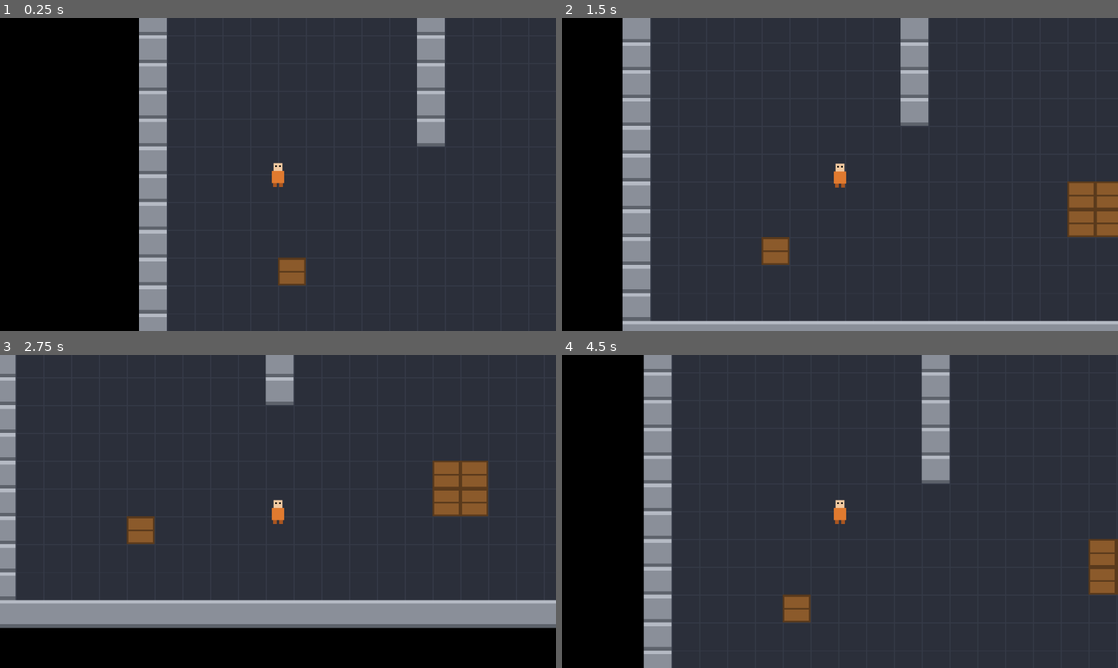
Above: before the commit, frames 1-4 (two rows, left to right).
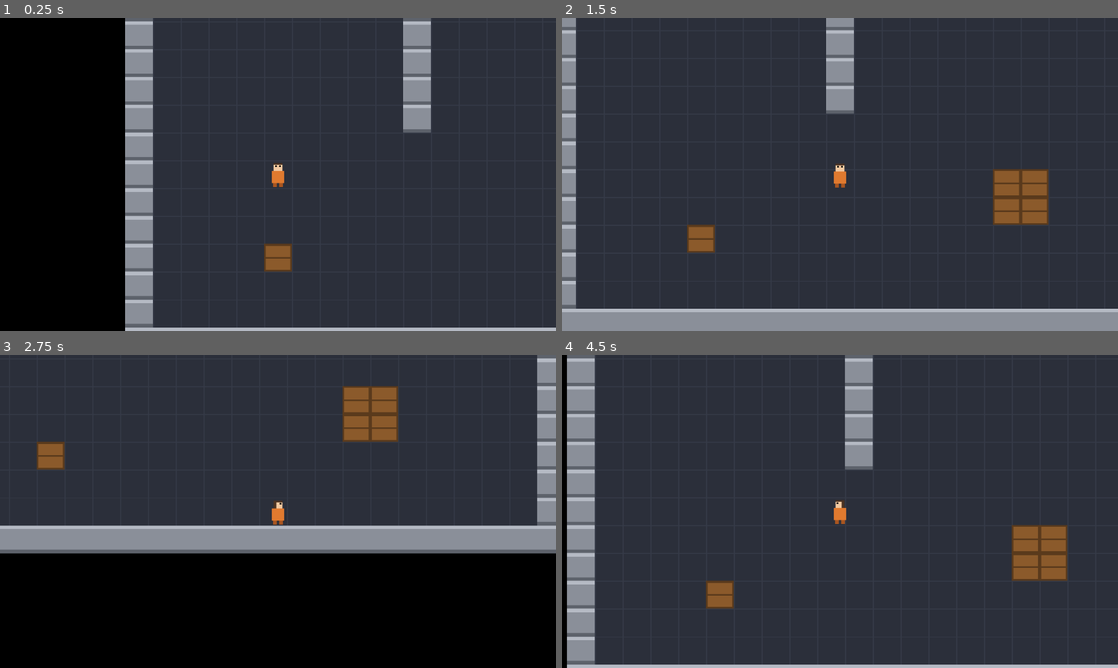
Above: after the commit, the same moments.

Repository: fabiomix/gmtk-2026
Game: Godot game, scene res://main/main.tscn
Same seed, same stepped clock (60 frames per second), same inputs: the game is played once before the commit and once after it.
Inputs:
- Up to frame 1 (0.25 s): no input
- Up to frame 2 (1.5 s): tap Enter at 0.5 s; hold D (move_right) 0.53-1.28 s; hold S (move_down) from 1.28 s (still down)
- Up to frame 3 (2.75 s): release S (move_down) at 2.03 s; hold D (move_right) from 2.03 s (still down)
- Up to frame 4 (4.5 s): release D (move_right) at 2.78 s; hold W (move_up) 2.78-3.53 s; hold A (move_left) from 3.53 s (still down)

The runs differ from the first frame. In frame 1, 10% of the frame differs, in the area x 22-100%, y 0-100%; in frame 2, 27%; in frame 3, 41%, in the area x 0-100%, y 0-88%; in frame 4, 27%.

Commit message:
Phase 2b: Pokémon-style grid movement with facing sprites
Co-Authored-By: Claude Opus 5.5 <noreply@anthropic.com>

Diff:
--- a/player/player.gd
+++ b/player/player.gd
@@ -1,12 +1,105 @@
 class_name Player
 extends CharacterBody2D
-## Top-down spy: 8-direction movement, collides with walls (physics layer "world").
+## Top-down spy with Pokémon-style grid movement: 4 directions, one tile per step.
+## A step is blocked if the target tile contains something on the "world"
+## physics layer (walls, crates and, later, closed doors).
+## Rooms must be placed at multiples of TILE_SIZE so tile centers line up.
 
-@export var speed: float = 120.0
+const TILE_SIZE := 32
+
+## Input action -> direction. Order matters only when two keys are pressed
+## and none of them is the current facing direction.
+const DIRECTIONS := {
+	&"move_up": Vector2i.UP,
+	&"move_down": Vector2i.DOWN,
+	&"move_left": Vector2i.LEFT,
+	&"move_right": Vector2i.RIGHT,
+}
+
+## Sprite frame for each facing direction (player.png: down | up | left | right).
+const FACING_FRAMES := {
+	Vector2i.DOWN: 0,
+	Vector2i.UP: 1,
+	Vector2i.LEFT: 2,
+	Vector2i.RIGHT: 3,
+}
+
+## Walking speed in tiles per second.
+@export var tiles_per_second: float = 6.0
+
+## Direction the spy is looking at. Interactions will use the tile in front.
+var facing := Vector2i.DOWN
+
+var _is_moving := false
+var _target_position := Vector2.ZERO
+
+@onready var _sprite: Sprite2D = $Sprite2D
 
 
-func _physics_process(_delta: float) -> void:
-	# get_vector() returns a normalized direction, so diagonals are not faster.
-	var direction := Input.get_vector(&"move_left", &"move_right", &"move_up", &"move_down")
-	velocity = direction * speed
-	move_and_slide()
+func _ready() -> void:
+	# Make sure we start exactly on a tile center, even if placed loosely in the editor.
+	position = _snap_to_tile_center(position)
+	_target_position = position
+	_sprite.frame = FACING_FRAMES[facing]
+
+
+func _physics_process(delta: float) -> void:
+	if not _is_moving:
+		_try_start_step()
+		if not _is_moving:
+			return
+
+	var distance := tiles_per_second * TILE_SIZE * delta
+	var remaining := position.distance_to(_target_position)
+	if distance < remaining:
+		position = position.move_toward(_target_position, distance)
+		return
+
+	# Arrived on the tile. If a direction is still held, start the next step
+	# in the same frame and use the leftover distance, so walking is smooth.
+	position = _target_position
+	_is_moving = false
+	_try_start_step()
+	if _is_moving:
+		position = position.move_toward(_target_position, distance - remaining)
+
+
+## Reads the input and, if the tile in that direction is free, starts a step.
+## The spy turns towards the pressed direction even if the step is blocked.
+func _try_start_step() -> void:
+	var direction := _read_direction()
+	if direction == Vector2i.ZERO:
+		return
+
+	facing = direction
+	_sprite.frame = FACING_FRAMES[facing]
+
+	var target := position + Vector2(direction * TILE_SIZE)
+	if _is_tile_free(target):
+		_target_position = target
+		_is_moving = true
+
+
+func _read_direction() -> Vector2i:
+	var held: Array[Vector2i] = []
+	for action in DIRECTIONS:
+		if Input.is_action_pressed(action):
+			held.append(DIRECTIONS[action])
+	if held.is_empty():
+		return Vector2i.ZERO
+	# Keep going the same way while that key is held, to avoid zig-zagging
+	# when a second key is pressed.
+	if facing in held:
+		return facing
+	return held[0]
+
+
+func _is_tile_free(point: Vector2) -> bool:
+	var query := PhysicsPointQueryParameters2D.new()
+	query.position = point
+	query.collision_mask = collision_mask
+	return get_world_2d().direct_space_state.intersect_point(query, 1).is_empty()
+
+
+func _snap_to_tile_center(point: Vector2) -> Vector2:
+	return (point / TILE_SIZE).floor() * TILE_SIZE + Vector2.ONE * (TILE_SIZE / 2.0)
--- a/player/player.tscn
+++ b/player/player.tscn
@@ -3,8 +3,8 @@
 [ext_resource type="Script" path="res://player/player.gd" id="1_script"]
 [ext_resource type="Texture2D" path="res://assets/sprites/player.png" id="2_texture"]
 
-[sub_resource type="RectangleShape2D" id="RectangleShape2D_feet"]
-size = Vector2(20, 16)
+[sub_resource type="RectangleShape2D" id="RectangleShape2D_body"]
+size = Vector2(16, 16)
 
 [node name="Player" type="CharacterBody2D"]
 collision_layer = 2
@@ -14,9 +14,9 @@
 
 [node name="Sprite2D" type="Sprite2D" parent="."]
 texture = ExtResource("2_texture")
+hframes = 4
 
 [node name="CollisionShape2D" type="CollisionShape2D" parent="."]
-position = Vector2(0, 7)
-shape = SubResource("RectangleShape2D_feet")
+shape = SubResource("RectangleShape2D_body")
 
 [node name="Camera2D" type="Camera2D" parent="."]
--- a/project.godot
+++ b/project.godot
@@ -73,8 +73,8 @@
 
 [rendering]
 
-environment/defaults/default_clear_color=Color(0, 0, 0, 1)
 textures/canvas_textures/default_texture_filter=0
 renderer/rendering_method="gl_compatibility"
 renderer/rendering_method.mobile="gl_compatibility"
+environment/defaults/default_clear_color=Color(0, 0, 0, 1)
 2d/snap/snap_2d_transforms_to_pixel=true
--- a/world/world.tscn
+++ b/world/world.tscn
@@ -10,4 +10,4 @@
 [node name="TestRoom" parent="Rooms" instance=ExtResource("1_test_room")]
 
 [node name="Player" parent="." instance=ExtResource("2_player")]
-position = Vector2(160, 224)
+position = Vector2(176, 240)
Binary file changed: assets/sprites/player.png
